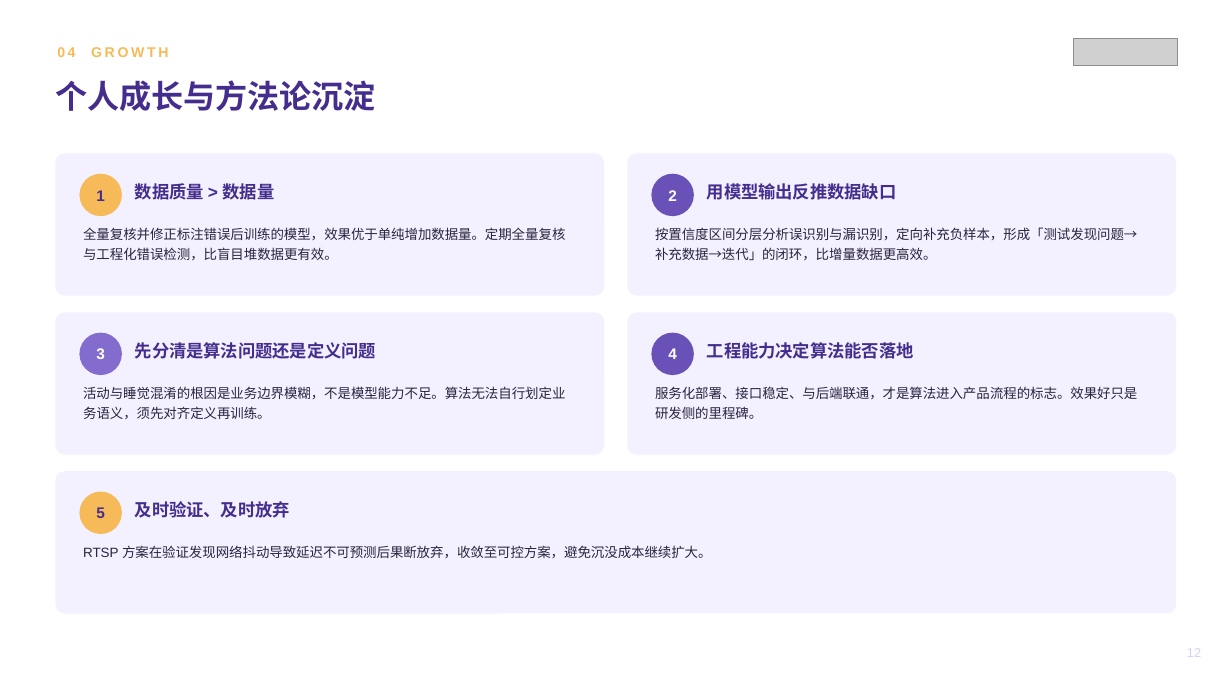
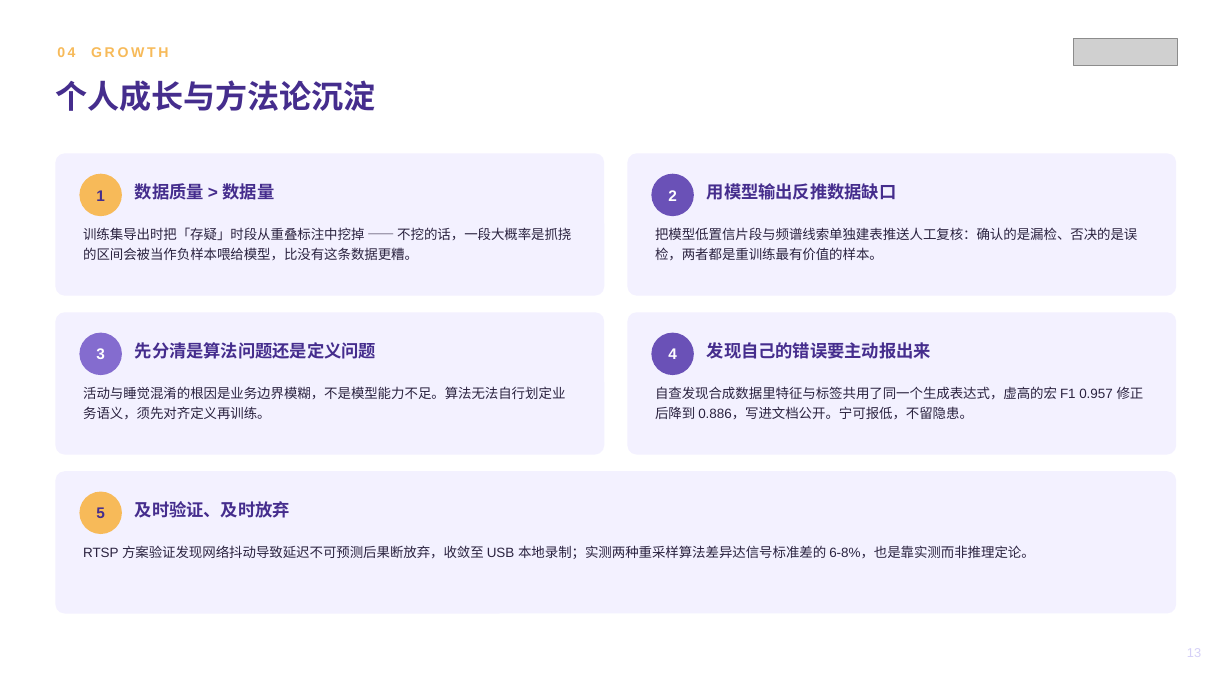
Before and after one commit to zhuyetuo/workplace_soft_skills, a slide deck: slide 13 of 转正述职/转正述职报告-朱业拓.pptx (slide 12 before the commit). Drawn at 1232x693 pixels with LibreOffice and Linux fonts; fonts in the diff are those of the drawing; grey boxes stand for pictures. Boxes give left, top, right and bottom in pixels: in the first picture for what was removed or moved away, otherwise in the second. Text is boxed around its words. In the diff, an @@ line names an element or a change of style, - is before the commit and + after.

```diff
--- a/转正述职/转正述职报告-朱业拓.pptx
+++ b/转正述职/转正述职报告-朱业拓.pptx
@@ text at [83,227,571,260]: text changed @@
-全量复核并修正标注错误后训练的模型，效果优于单纯增加数据量。定期全量复核与工程化错误检测，比盲目堆数据更有效。
+训练集导出时把「存疑」时段从重叠标注中挖掉 —— 不挖的话，一段大概率是抓挠的区间会被当作负样本喂给模型，比没有这条数据更糟。
@@ text at [655,227,1137,260]: text changed @@
-按置信度区间分层分析误识别与漏识别，定向补充负样本，形成「测试发现问题→补充数据→迭代」的闭环，比增量数据更高效。
+把模型低置信片段与频谱线索单独建表推送人工复核：确认的是漏检、否决的是误检，两者都是重训练最有价值的样本。
@@ text at [707,342,931,359]: text changed @@
-工程能力决定算法能否落地
+发现自己的错误要主动报出来
@@ text at [655,386,1144,419]: text changed @@
-服务化部署、接口稳定、与后端联通，才是算法进入产品流程的标志。效果好只是研发侧的里程碑。
+自查发现合成数据里特征与标签共用了同一个生成表达式，虚高的宏 F1 0.957 修正后降到 0.886，写进文档公开。宁可报低，不留隐患。
@@ text at [83,545,1034,559]: text changed @@
-RTSP 方案在验证发现网络抖动导致延迟不可预测后果断放弃，收敛至可控方案，避免沉没成本继续扩大。
+RTSP 方案验证发现网络抖动导致延迟不可预测后果断放弃，收敛至 USB 本地录制；实测两种重采样算法差异达信号标准差的 6-8%，也是靠实测而非推理定论。
```
Also in this commit, not shown: 8 other slides changed, 2 slides added, 1 slide removed, 2 other files.
